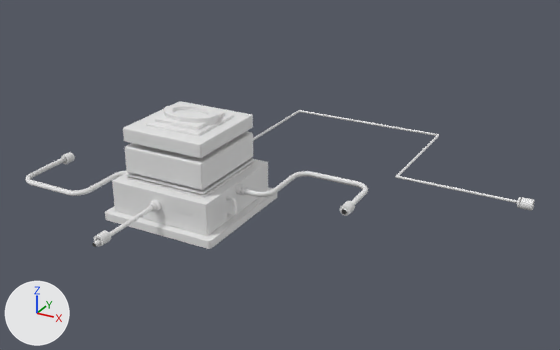
What one commit did to the glTF model public/model/bdtec/system.glb.
Before and after are seen from a camera (50 mm lens) standing at (7.53, -11.55, 5.0) and looking at (1.02, 0.29, -0.92). The axes (+X, +Y, +Z) are drawn at lower left. The lights are the same throughout. The older version comes first. Where no turn or scale is listed for an object, it has been applied to the vertices.
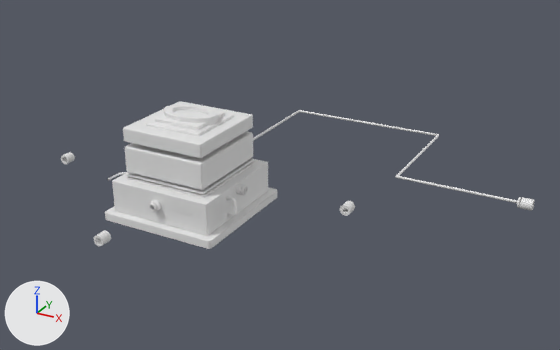
Edits to the bpy script that builds the scene:
```text
Remove ob_path_to_quick___safe:
    ob_path_to_quick___safe = bpy.data.objects.new('Path to Quick & Safe', me_mesh_19)
    ob_path_to_quick___safe.location = (-1.48, -0.51, -1.18)
Remove ob_pipe_line:
    ob_pipe_line = bpy.data.objects.new('Pipe Line', me_mesh_21)
    ob_pipe_line.location = (0.57, -0.51, -1.02)
Remove ob_pipe_line_001:
    ob_pipe_line_001 = bpy.data.objects.new('Pipe Line.001', me_mesh_29)
    ob_pipe_line_001.location = (-0.5, -1.58, -1.12)
```

Changed parts and their boxes (x1, y1, x2, y2) in the pictures (560 x 350 px):
'Pipe Line', deleted
    before: (241, 171, 368, 215)
'Path to Quick & Safe', deleted
    before: (25, 157, 127, 196)
'Pipe Line.001', deleted
    before: (92, 205, 154, 247)
